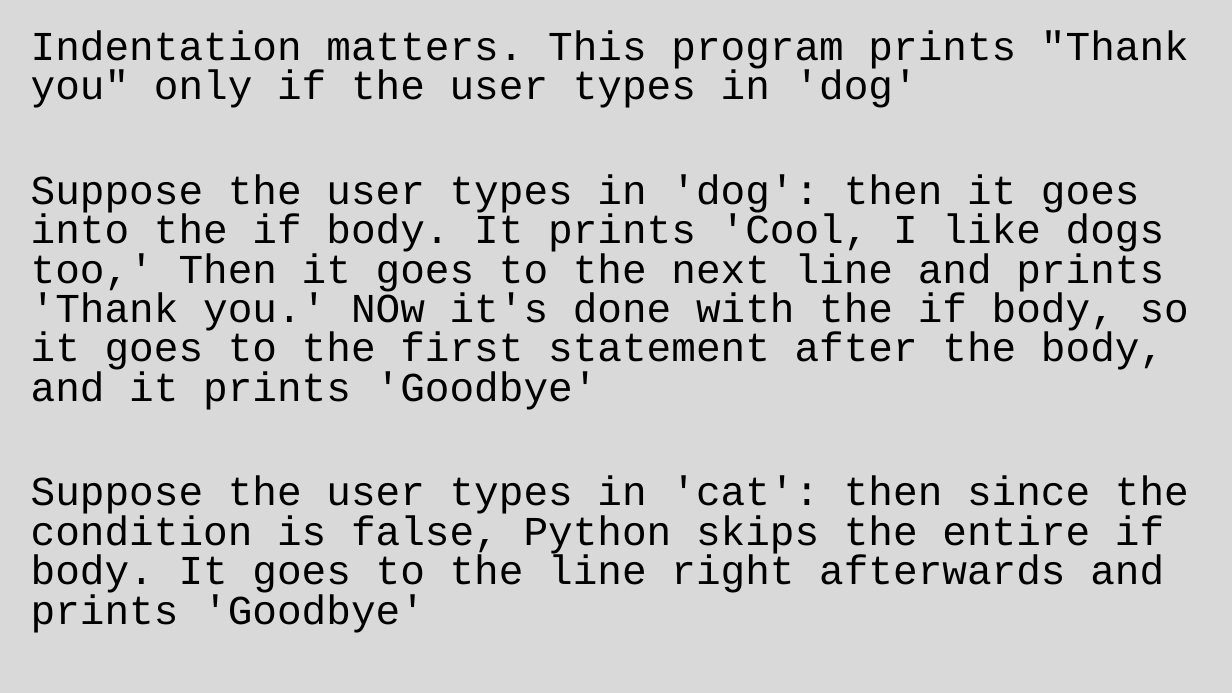
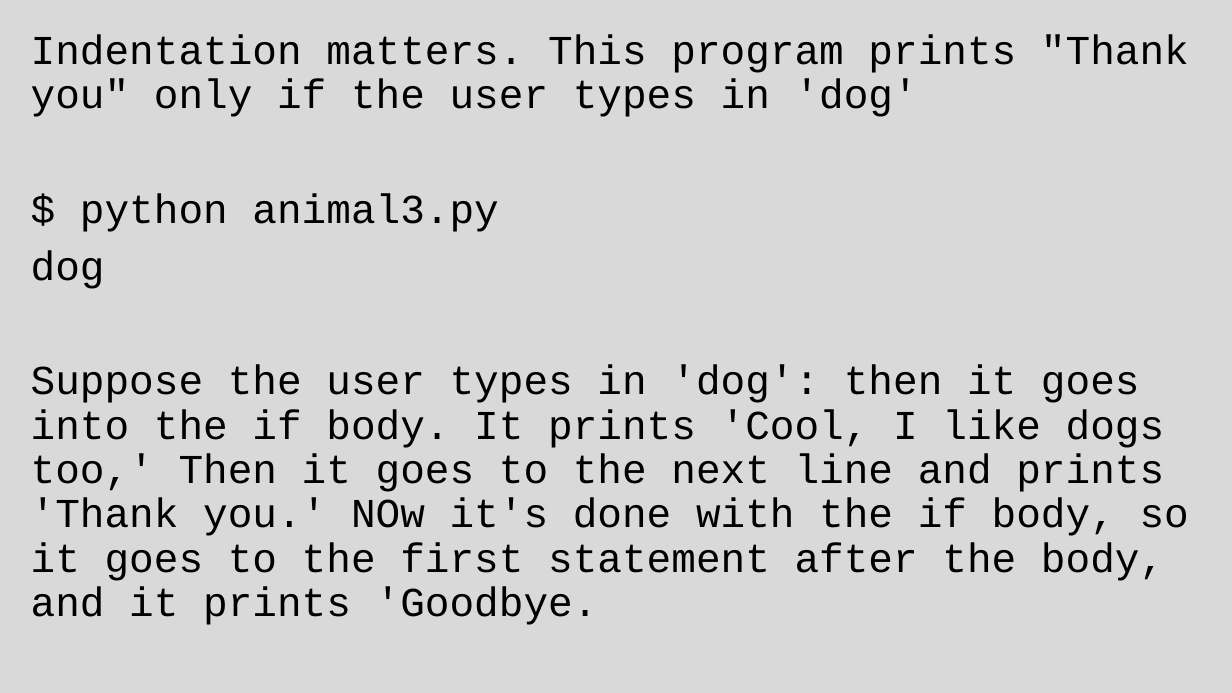
Before and after one commit to grimmelm/ctech404, a slide deck: slide 45 of ctech401/module_4/CTECH401 Module 4 - Control Flow.pptx (slide 43 before the commit). Drawn at 1232x693 pixels with LibreOffice and Linux fonts; fonts in the diff are those of the drawing. Boxes give left, top, right and bottom in pixels: in the first picture for what was removed or moved away, otherwise in the second. Text is boxed around its words. In the diff, an @@ line names an element or a change of style, - is before the commit and + after.

```diff
--- a/ctech401/module_4/CTECH401 Module 4 - Control Flow.pptx
+++ b/ctech401/module_4/CTECH401 Module 4 - Control Flow.pptx
@@ text at box(31, 34, 1189, 117): line spacing 0.8 to 0.9 @@
@@ text at box(31, 193, 1189, 625): text changed @@
-Suppose the user types in 'dog': then it goes into the if body. It prints 'Cool, I like dogs too,' Then it goes to the next line and prints 'Thank you.' NOw it's done with the if body, so it goes to the first statement after the body, and it prints 'Goodbye'
-Suppose the user types in 'cat': then since the condition is false, Python skips the entire if body. It goes to the line right afterwards and prints 'Goodbye'
+$ python animal3.py
+dog
+Suppose the user types in 'dog': then it goes into the if body. It prints 'Cool, I like dogs too,' Then it goes to the next line and prints 'Thank you.' NOw it's done with the if body, so it goes to the first statement after the body, and it prints 'Goodbye.
```
Also in this commit, not shown: 7 other slides changed, 7 slides added, 1 slide removed.
